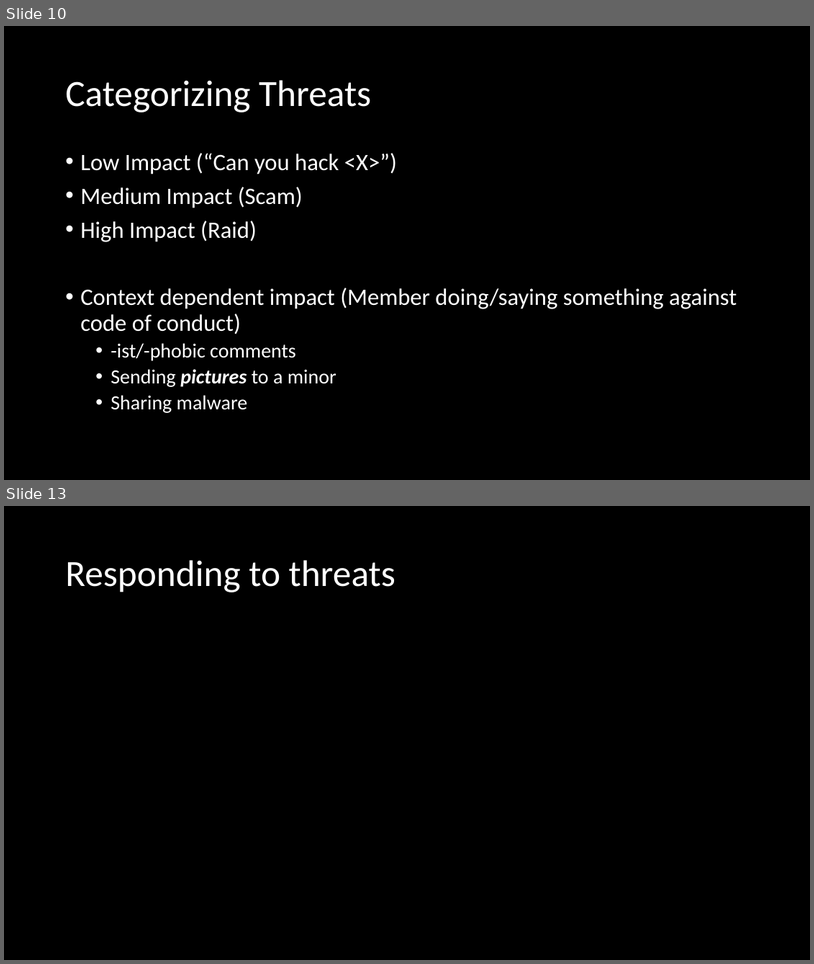
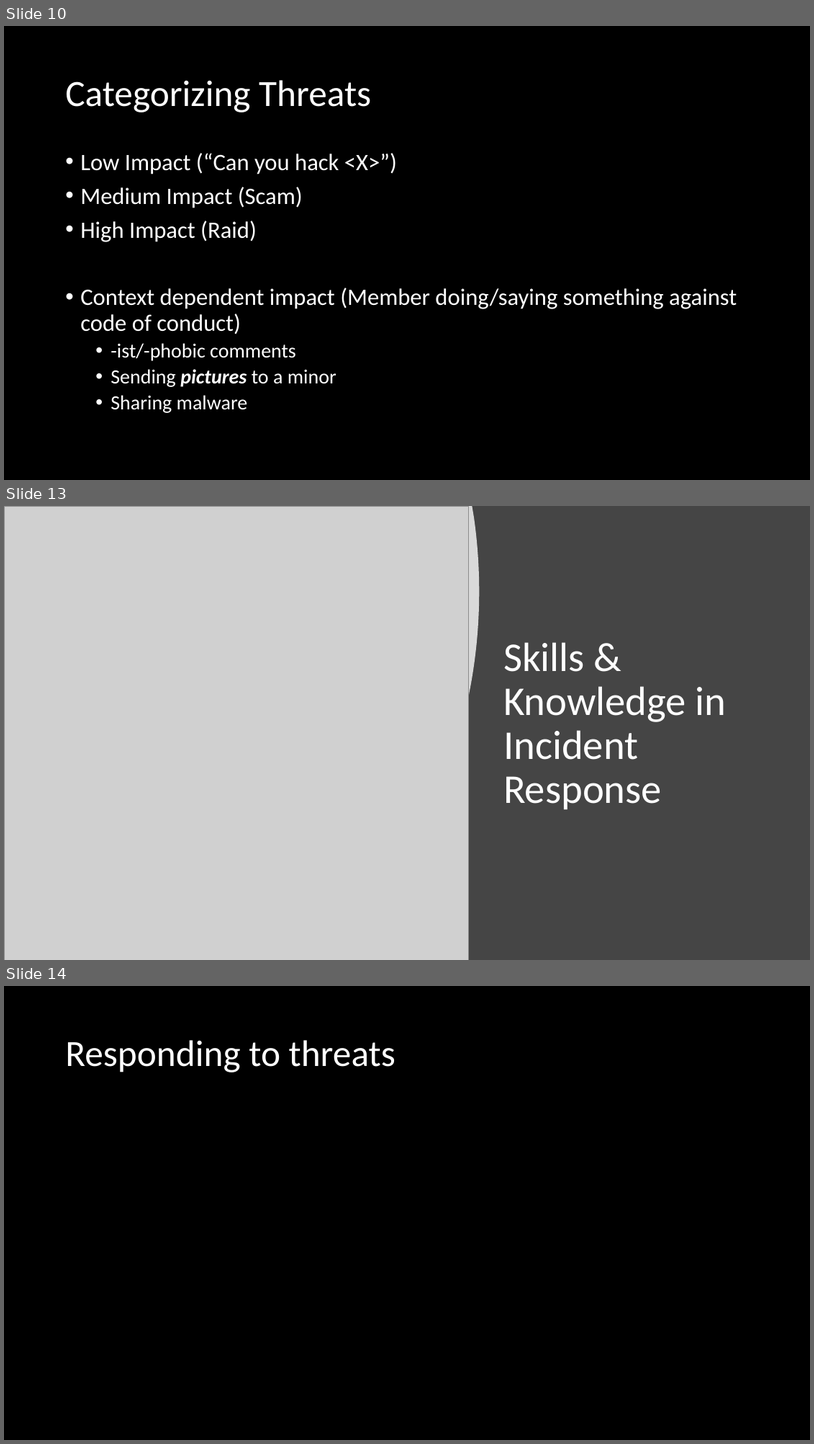
Before and after one commit to AtomicMaya/talks, a slide deck: nicolas-boeckh@conint.pptx. Shown one above the other, each under a label of ours: slides 10 and 13 before the commit, slides 10, 13 and 14 after it; the slides between them are not shown. The pictures are 814x964 and 814x1444 pixels, drawn with LibreOffice and Linux fonts; fonts in the diff are those of the drawing; grey boxes stand for pictures. Boxes give left, top, right and bottom in pixels: in the first picture for what was removed or moved away, otherwise in the second. Text is boxed around its words. In the diff, an @@ line names an element or a change of style, - is before the commit and + after.

```diff
--- a/nicolas-boeckh@conint.pptx
+++ b/nicolas-boeckh@conint.pptx
@@ slide 13 added at box(4, 506, 810, 960), background #454545 @@
@@ freeform shape added at box(4, 506, 479, 960), fill #FFFFFF at 80% opacity @@
@@ picture added at box(4, 506, 469, 960) @@
@@ title added at box(504, 642, 727, 809), 48.6 pt, text #FFFFFF @@
+Skills & Knowledge in Incident Response
@@ what was slide 13 is now slide 14 @@
```
Also in this commit, not shown: 2 slides changed, 5 other files.
